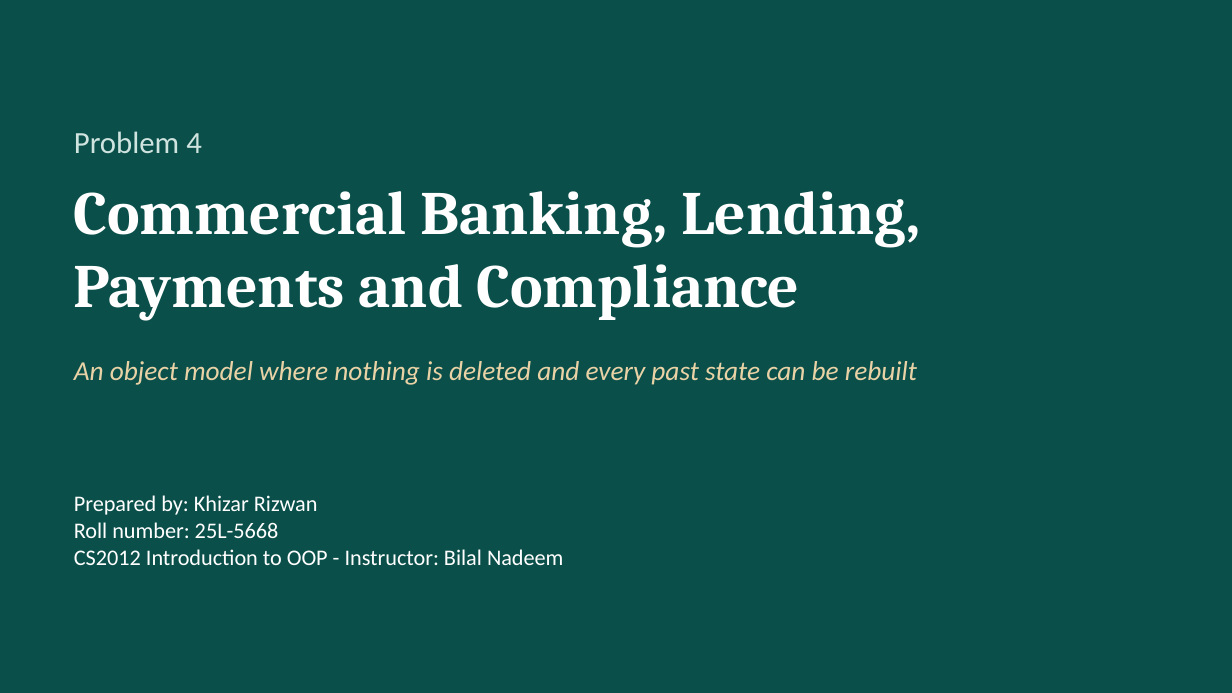
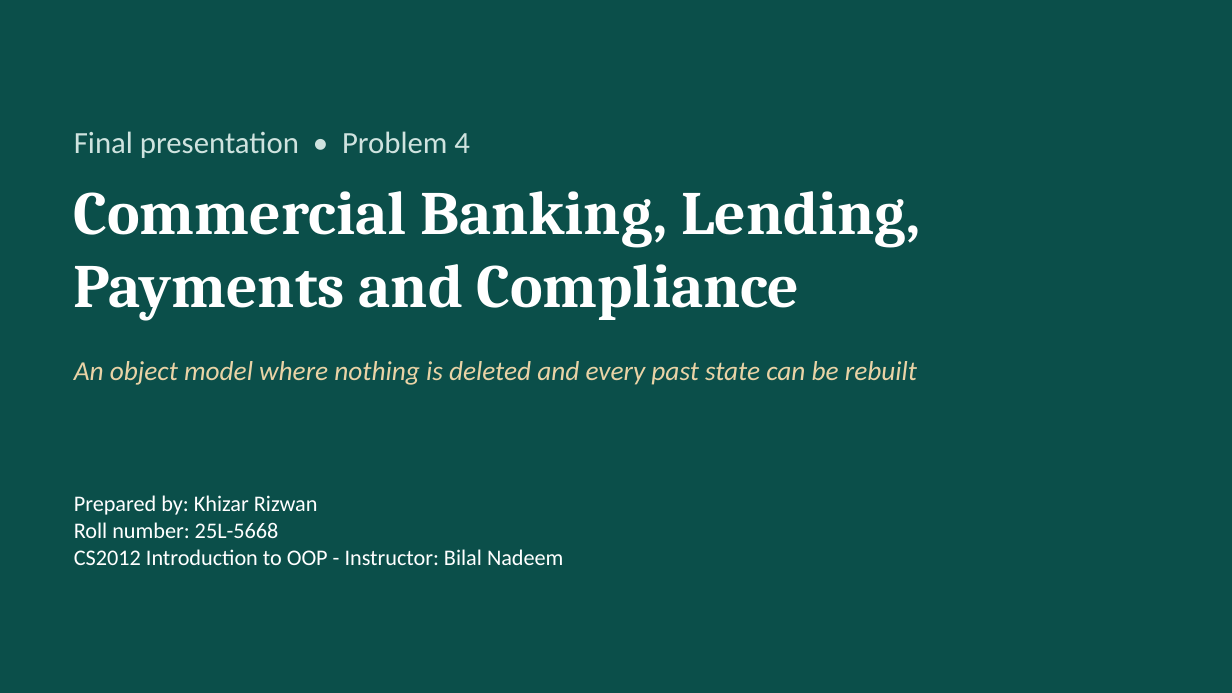
Before and after one commit to l255668-hash/commercial-banking, a slide deck: slide 1 of docs/Viva_Presentation.pptx. Drawn at 1232x693 pixels with LibreOffice and Linux fonts; fonts in the diff are those of the drawing. Boxes give left, top, right and bottom in pixels: in the first picture for what was removed or moved away, otherwise in the second. Text is boxed around its words. In the diff, an @@ line names an element or a change of style, - is before the commit and + after.

```diff
--- a/docs/Viva_Presentation.pptx
+++ b/docs/Viva_Presentation.pptx
@@ text at box(74, 131, 470, 158): text changed @@
-Problem 4
+Final presentation • Problem 4
```
Also in this commit, not shown: 2 other slides changed, 8 slides added, 3 slides removed, 6 other files.
